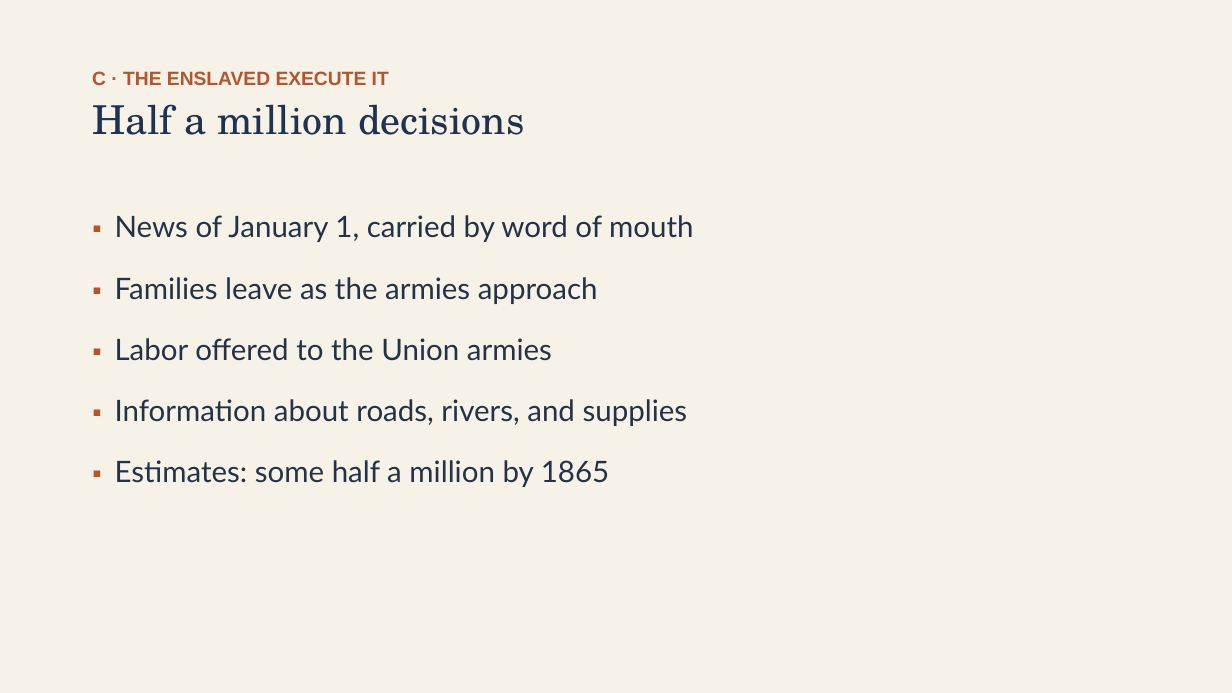
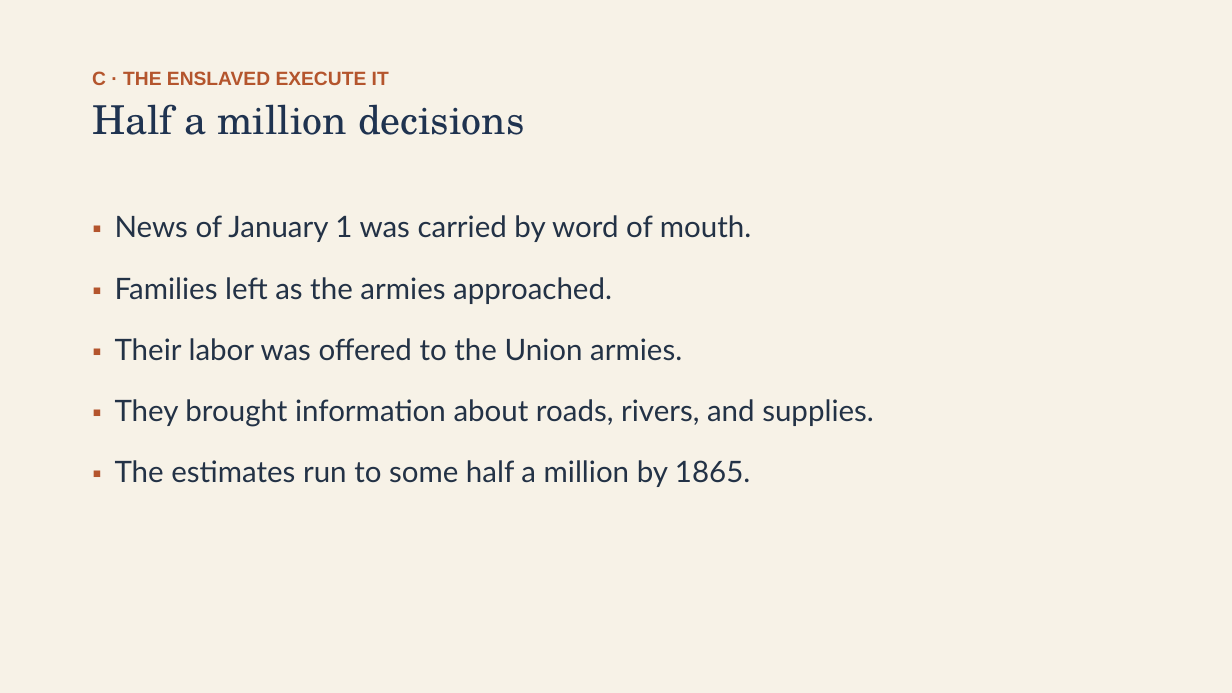
Before and after one commit to ab17gthb/humanities-curriculum-group, a slide deck: slide 10 of sectional-crisis/lesson-07/lesson-07-slides.pptx. Drawn at 1232x693 pixels with LibreOffice and Linux fonts; fonts in the diff are those of the drawing. Boxes give left, top, right and bottom in pixels: in the first picture for what was removed or moved away, otherwise in the second. Text is boxed around its words. In the diff, an @@ line names an element or a change of style, - is before the commit and + after.

```diff
--- a/sectional-crisis/lesson-07/lesson-07-slides.pptx
+++ b/sectional-crisis/lesson-07/lesson-07-slides.pptx
@@ text at bbox=[115, 215, 874, 487]: text changed @@
-▪ News of January 1, carried by word of mouth
-▪ Families leave as the armies approach
-▪ Labor offered to the Union armies
-▪ Information about roads, rivers, and supplies
-▪ Estimates: some half a million by 1865
+▪ News of January 1 was carried by word of mouth.
+▪ Families left as the armies approached.
+▪ Their labor was offered to the Union armies.
+▪ They brought information about roads, rivers, and supplies.
+▪ The estimates run to some half a million by 1865.
```
Also in this commit, not shown: 7 other slides changed, 6 other files.
